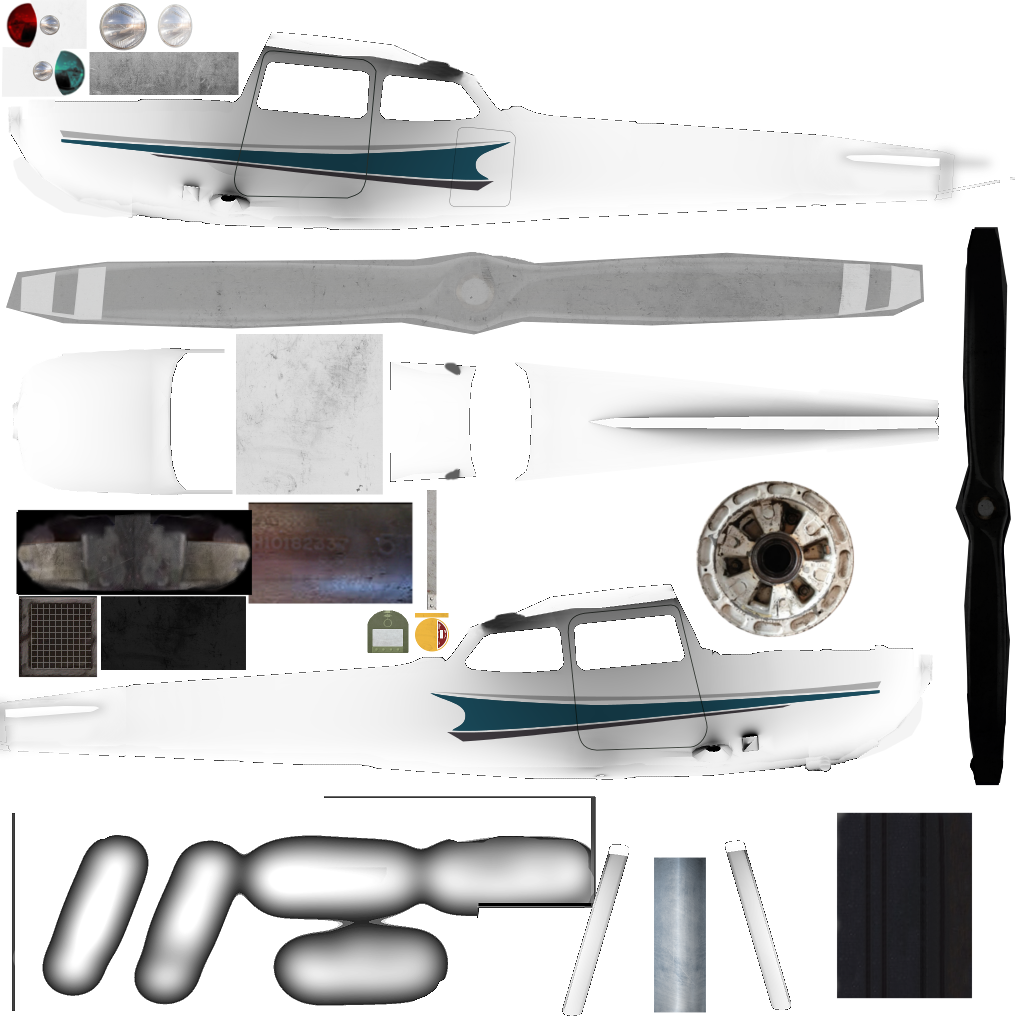
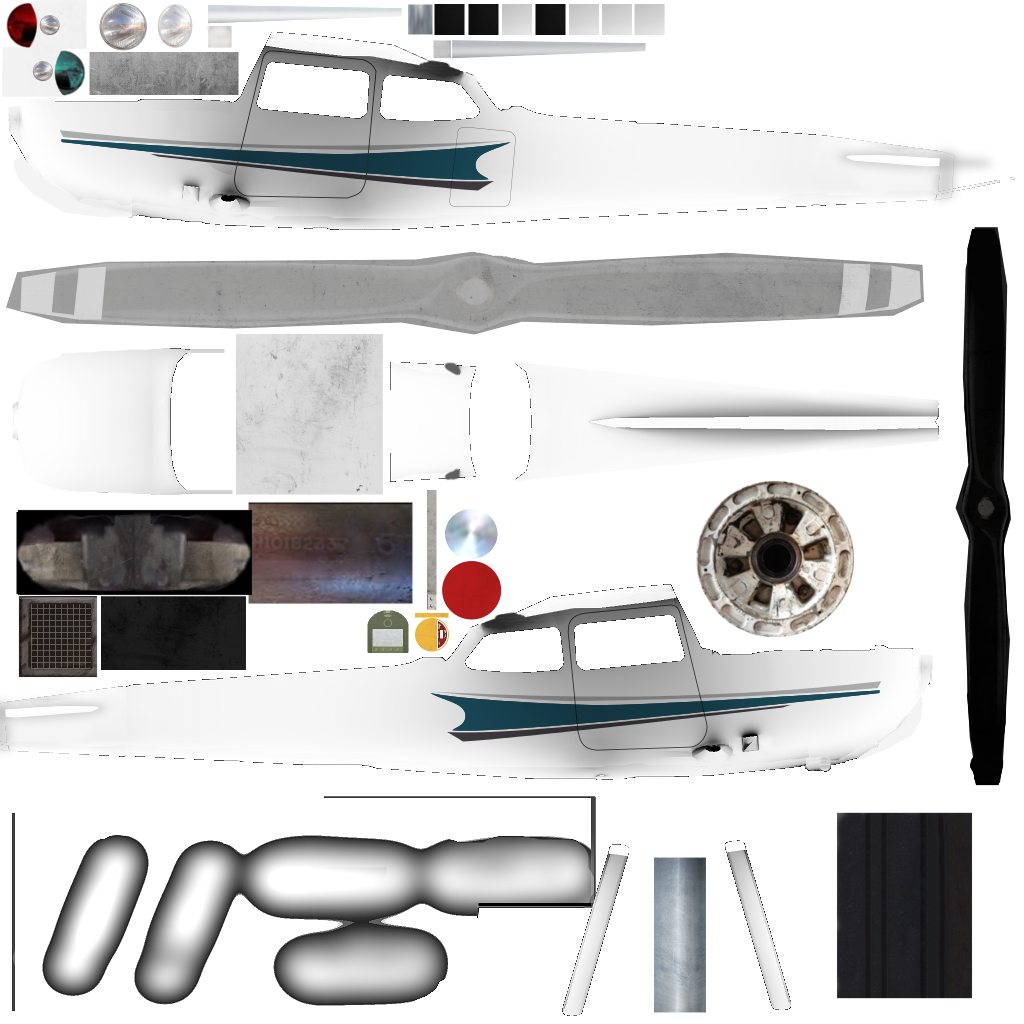
Before/after of a w=1024, h=1024 layered artwork. What changed in the layer stack:
added layer "Clipboard #5" above "Clipboard" over [207, 4, 665, 620]
